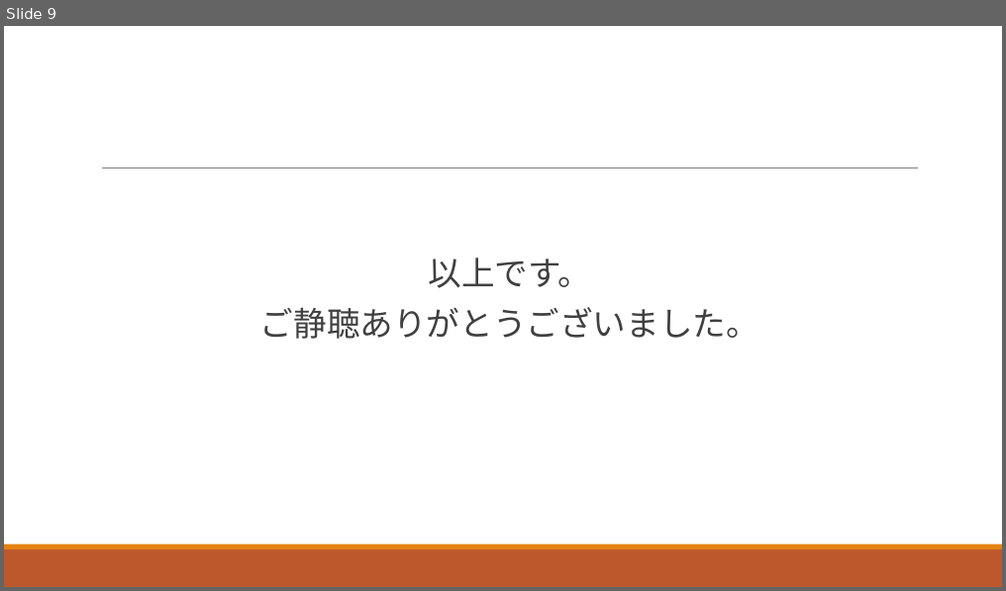
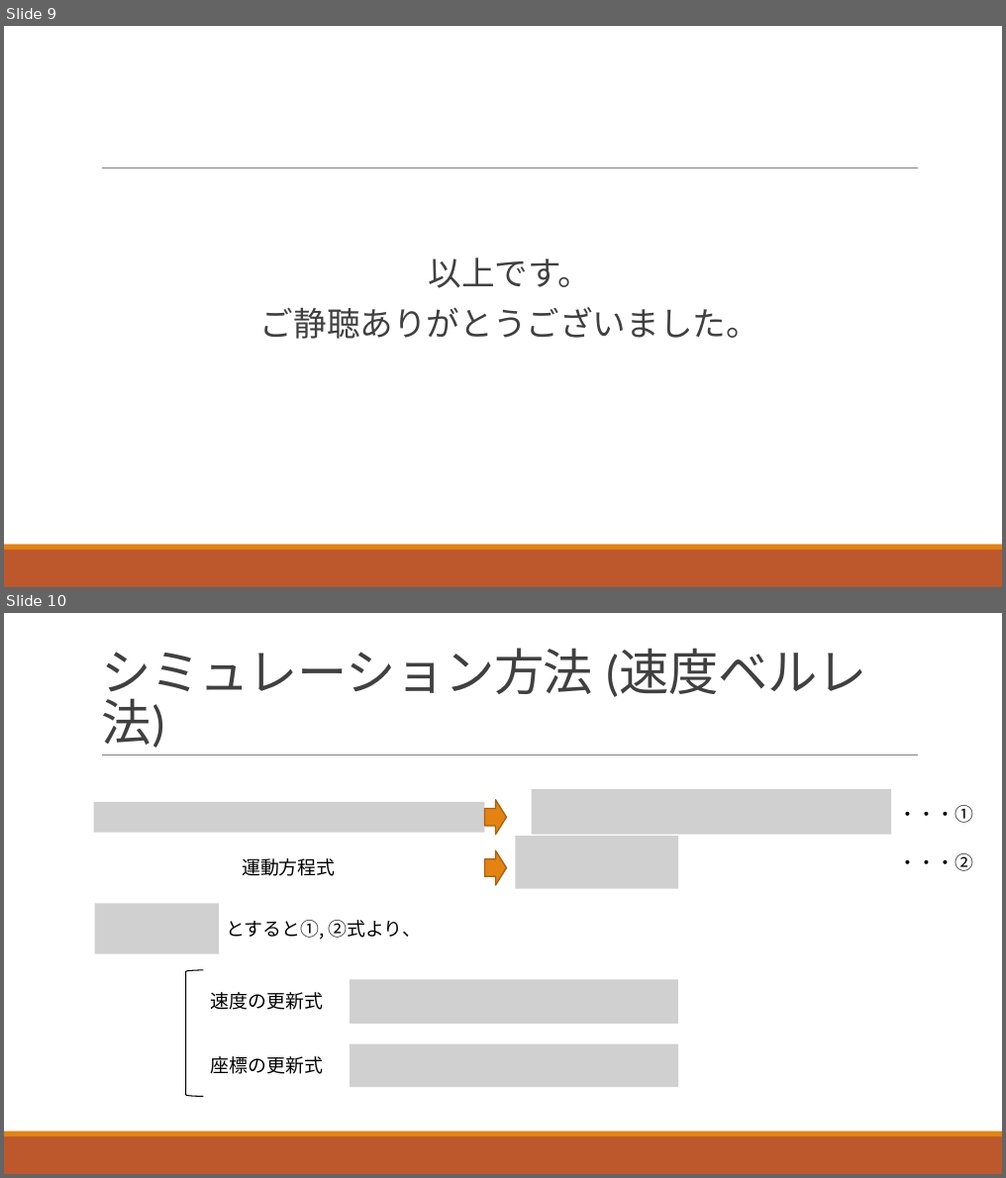
Before and after one commit to morishitamakoto0330/ShuttlecockSimulation, a slide deck: presentation/center_report.pptx. Shown one above the other, each under a label of ours: slide 9 before the commit, slides 9 and 10 after it. The pictures are 1006x591 and 1006x1178 pixels, drawn with LibreOffice and Linux fonts; fonts in the diff are those of the drawing; grey boxes stand for pictures. Boxes give left, top, right and bottom in pixels: in the first picture for what was removed or moved away, otherwise in the second. Text is boxed around its words. In the diff, an @@ line names an element or a change of style, - is before the commit and + after.

```diff
--- a/presentation/center_report.pptx
+++ b/presentation/center_report.pptx
@@ slide 10 added at box(4, 613, 1002, 1174), background #FFFFFF; not listed: 3 template elements that a slide beside it also shows @@
@@ title added at box(101, 648, 867, 748), 48 pt, text #404040 @@
+シミュレーション方法 (速度ベルレ法)
@@ picture added at box(532, 789, 892, 835) @@
@@ picture added at box(94, 802, 484, 833) @@
@@ right arrow added at box(484, 800, 506, 835), fill #E48312, outline #A9610D 1.25 pt @@
@@ text added at box(899, 805, 974, 823), 18 pt, text #000000 @@
+・・・①
@@ picture added at box(515, 836, 678, 889) @@
@@ text added at box(242, 859, 335, 876), 18 pt, text #000000 @@
+運動方程式
@@ right arrow added at box(484, 851, 506, 885), fill #E48312, outline #A9610D 1.25 pt @@
@@ text added at box(899, 854, 974, 871), 18 pt, text #000000 @@
+・・・②
@@ picture added at box(94, 903, 218, 955) @@
@@ text added at box(226, 920, 421, 940), 18 pt, text #000000 @@
+とすると①, ②式より、
@@ group added at box(186, 970, 679, 1096): 2 pictures, 2 texts, 1 left bracket @@
+速度の更新式
+座標の更新式
```
Also in this commit, not shown: 7 slides changed.
